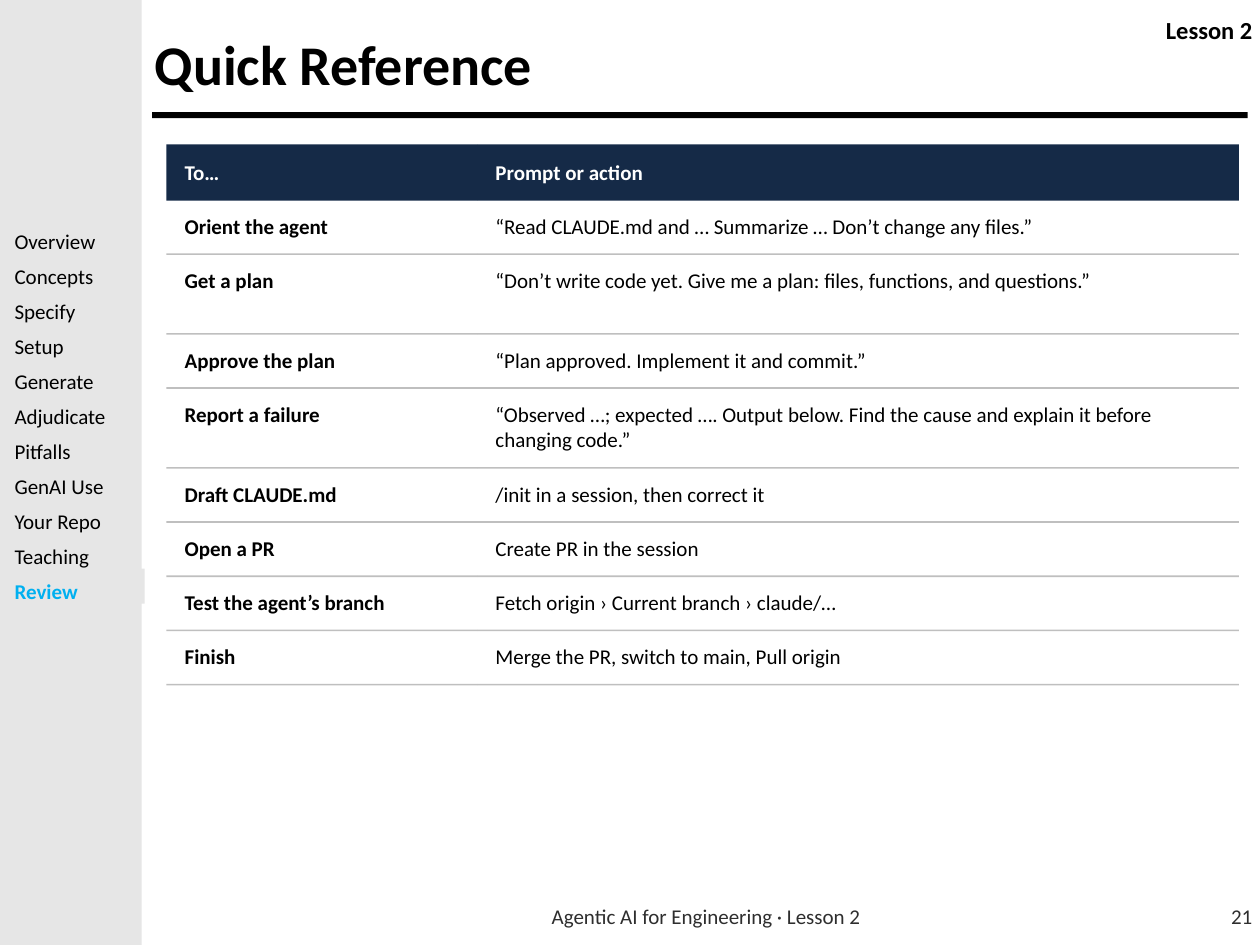
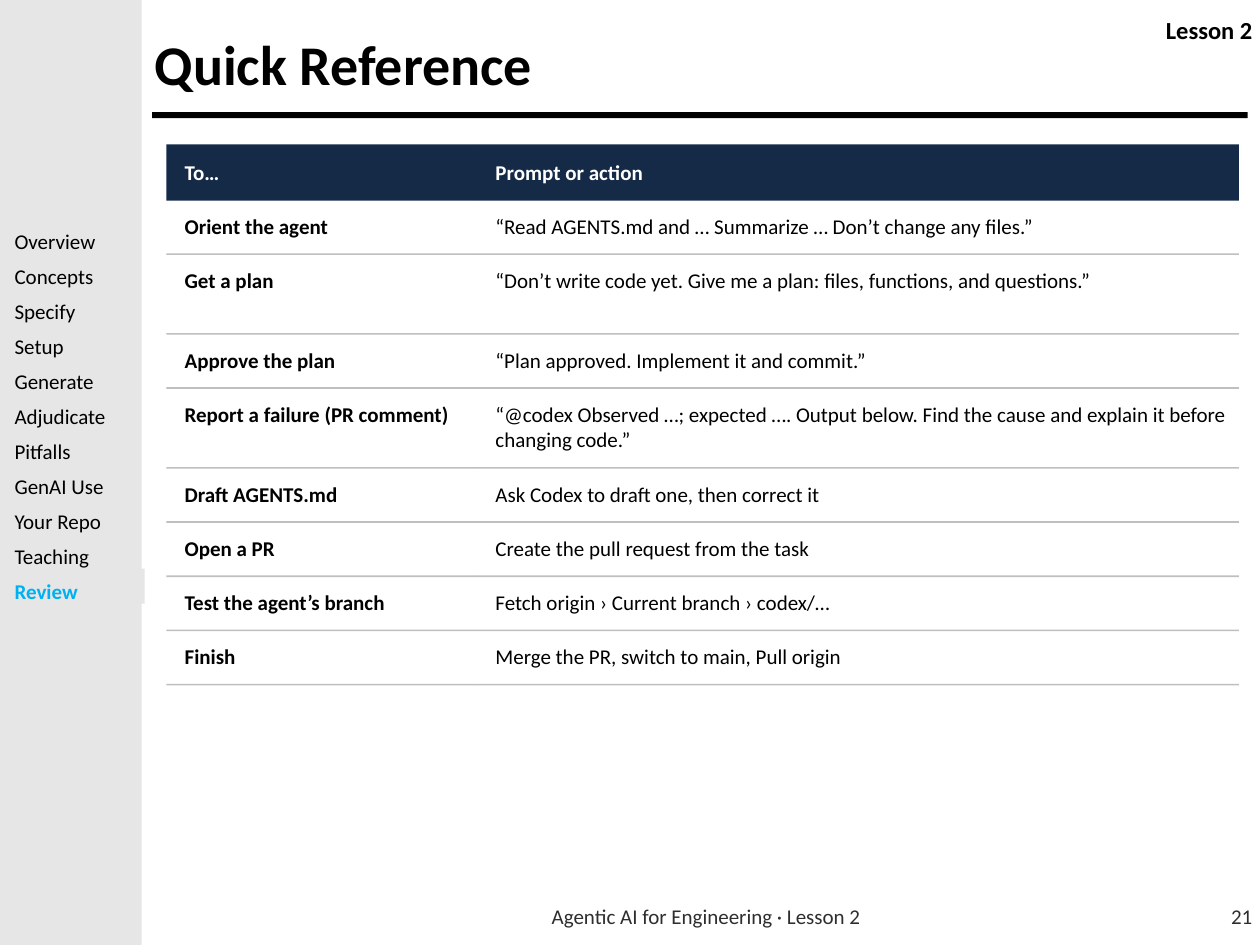
Before and after one commit to usafa-dfas/Agentic-AI-for-Engineering, a slide deck: slide 21 of Lesson Material/LSN 2 - Introduction to Agentic AI for Coding/Agentic_AI_for_Engineering_Lesson_2.pptx. Drawn at 1260x945 pixels with LibreOffice and Linux fonts; fonts in the diff are those of the drawing; background and template pictures are left out. Boxes give left, top, right and bottom in pixels: in the first picture for what was removed or moved away, otherwise in the second. Text is boxed around its words. In the diff, an @@ line names an element or a change of style, - is before the commit and + after.

```diff
--- a/Lesson Material/LSN 2 - Introduction to Agentic AI for Coding/Agentic_AI_for_Engineering_Lesson_2.pptx
+++ b/Lesson Material/LSN 2 - Introduction to Agentic AI for Coding/Agentic_AI_for_Engineering_Lesson_2.pptx
@@ text at bbox=[495, 219, 1032, 238]: text changed @@
-“Read CLAUDE.md and … Summarize … Don’t change any files.”
+“Read AGENTS.md and … Summarize … Don’t change any files.”
@@ text at bbox=[185, 406, 449, 426]: text changed @@
-Report a failure
+Report a failure (PR comment)
@@ text at bbox=[495, 407, 1225, 451]: text changed @@
-“Observed …; expected …. Output below. Find the cause and explain it before changing code.”
+“@codex Observed …; expected …. Output below. Find the cause and explain it before changing code.”
@@ text at bbox=[185, 487, 337, 502]: text changed @@
-Draft CLAUDE.md
+Draft AGENTS.md
@@ text at bbox=[495, 487, 819, 505]: text changed @@
-/init in a session, then correct it
+Ask Codex to draft one, then correct it
@@ text at bbox=[495, 541, 809, 560]: text changed @@
-Create PR in the session
+Create the pull request from the task
@@ text at bbox=[495, 595, 830, 614]: text changed @@
-Fetch origin › Current branch › claude/…
+Fetch origin › Current branch › codex/…
```
Also in this commit, not shown: 18 other slides changed, 5 other files.
